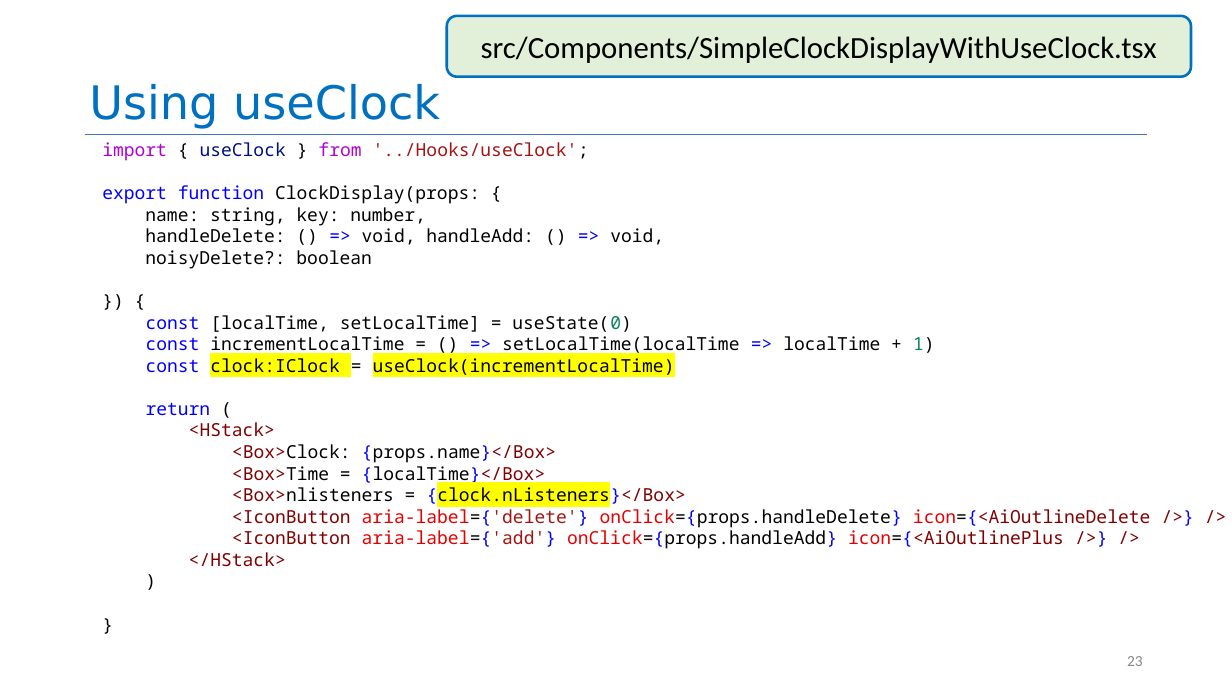
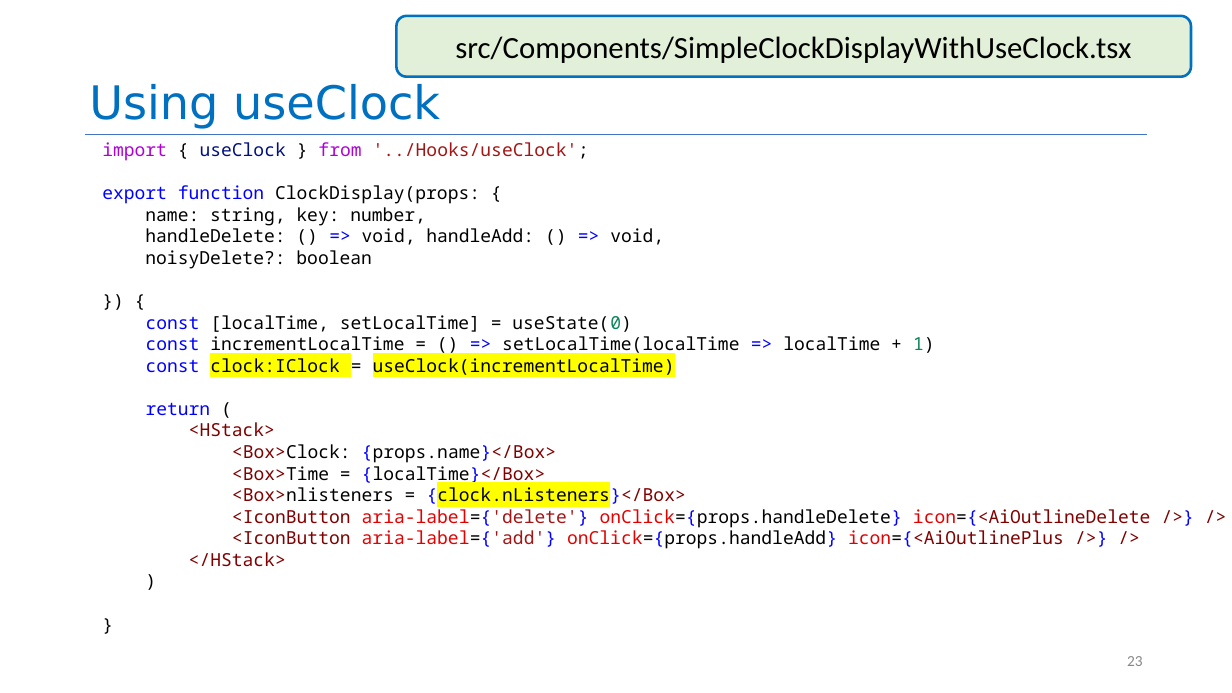
Before and after one commit to neu-se/CS4530-Spring-2025, a slide deck: slide 23 of Slides/Module 09 React Hooks.pptx. Drawn at 1232x693 pixels with LibreOffice and Linux fonts; fonts in the diff are those of the drawing. Boxes give left, top, right and bottom in pixels: in the first picture for what was removed or moved away, otherwise in the second. Text is boxed around its words. In the diff, an @@ line names an element or a change of style, - is before the commit and + after.

```diff
--- a/Slides/Module 09 React Hooks.pptx
+++ b/Slides/Module 09 React Hooks.pptx
@@ rounded rectangle "src/Components/SimpleClockDisplayWithUseClock.tsx": place and size @@
-rounded rectangle "src/Components/SimpleClockDisplayWithUseClock.tsx" at [447, 16, 1191, 77]
+rounded rectangle "src/Components/SimpleClockDisplayWithUseClock.tsx" at [396, 16, 1191, 77]
```
Also in this commit, not shown: 8 other slides changed, 2 other files.
